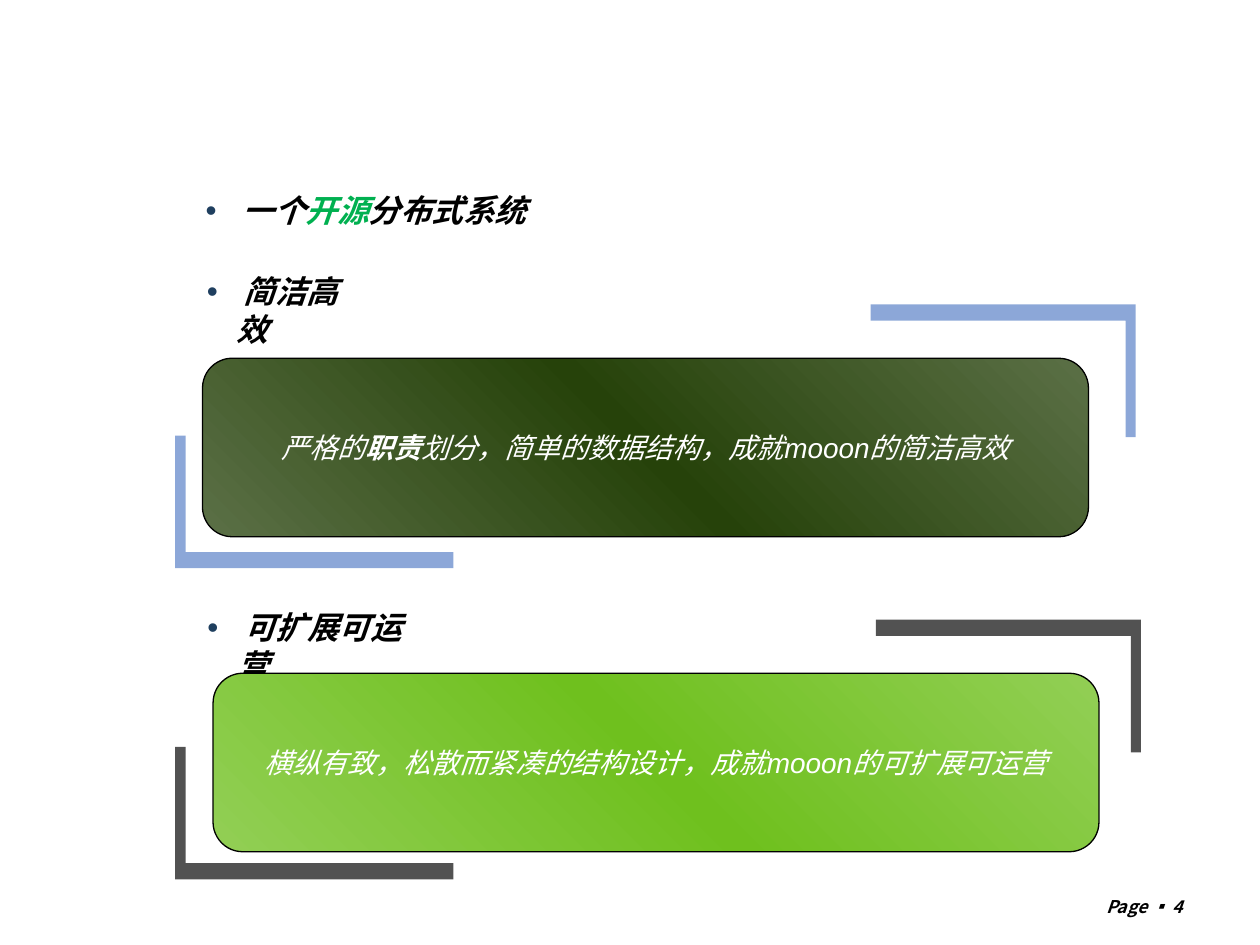
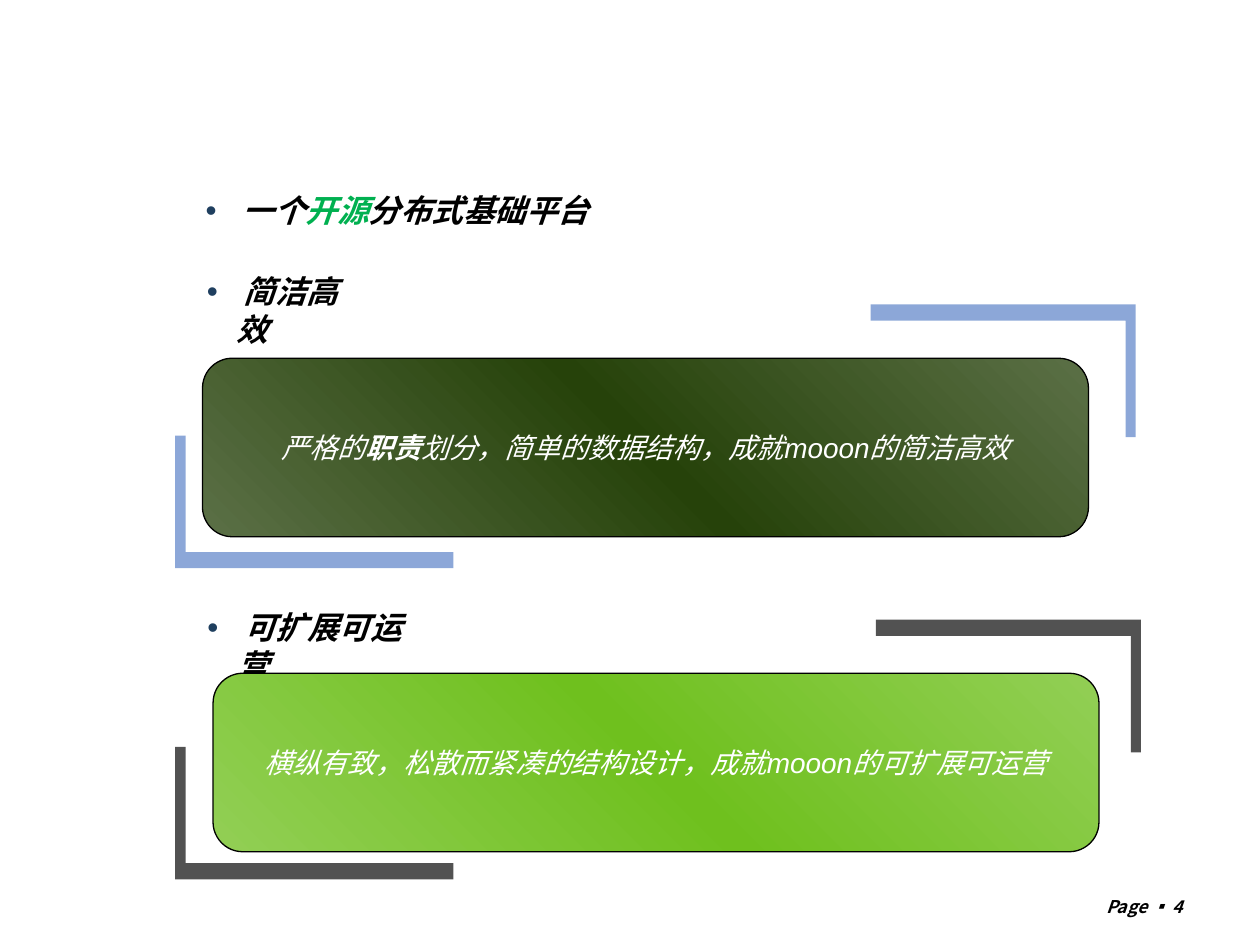
Before and after one commit to machicao2013/mooon, a slide deck: slide 4 of distributed_platform/docs/mooon.ppt. Drawn at 1260x945 pixels with LibreOffice and Linux fonts; fonts in the diff are those of the drawing; background and template pictures are left out. Boxes give left, top, right and bottom in pixels: in the first picture for what was removed or moved away, otherwise in the second. Text is boxed around its words. In the diff, an @@ line names an element or a change of style, - is before the commit and + after.

```diff
--- a/distributed_platform/docs/mooon.ppt
+++ b/distributed_platform/docs/mooon.ppt
@@ text at (x1=243, y1=195, x2=589, y2=225): text changed @@
-• 一个开源分布式系统
+• 一个开源分布式基础平台
```
Also in this commit, not shown: 21 other slides changed, 5 slides added, 4 slides removed, 4 other files.
